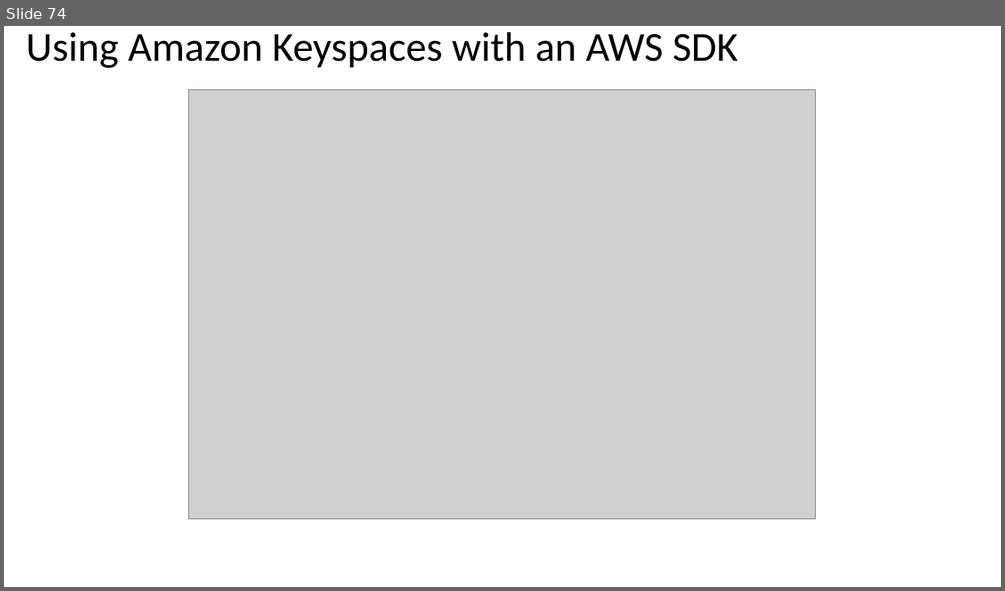
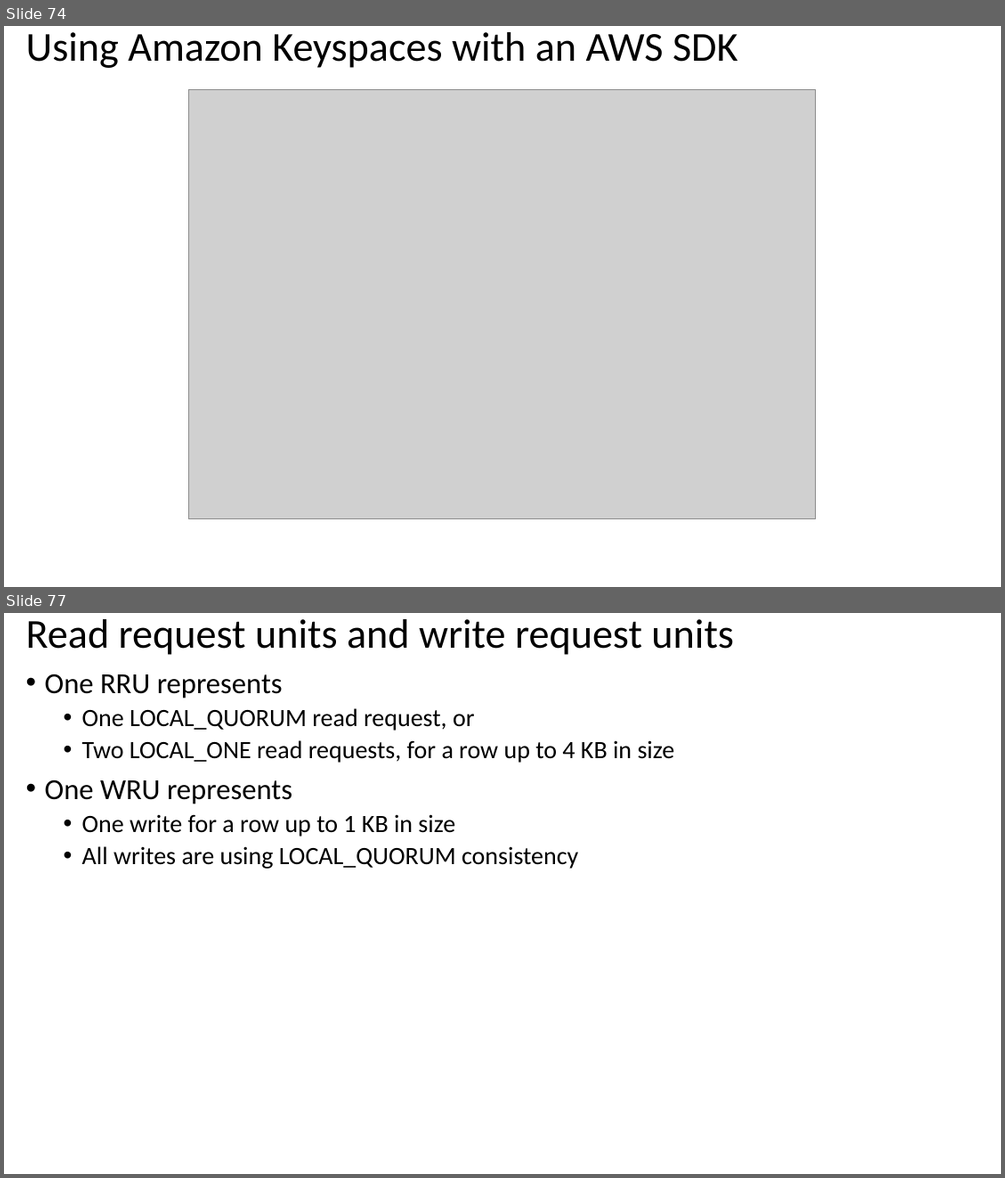
Before and after one commit to atingupta2005/nosql-databases-aws-azure-oct-23, a slide deck: PPTs/3-AWS-Keyspaces.pptx. Shown one above the other, each under a label of ours: slide 74 before the commit, slides 74 and 77 after it; the slides between them are not shown. The pictures are 1005x591 and 1005x1178 pixels, drawn with LibreOffice and Linux fonts; fonts in the diff are those of the drawing; grey boxes stand for pictures. Boxes give left, top, right and bottom in pixels: in the first picture for what was removed or moved away, otherwise in the second. Text is boxed around its words. In the diff, an @@ line names an element or a change of style, - is before the commit and + after.

```diff
--- a/PPTs/3-AWS-Keyspaces.pptx
+++ b/PPTs/3-AWS-Keyspaces.pptx
@@ slide 77 added at (4, 613, 1001, 1174), background #FFFFFF @@
@@ title added at (26, 619, 734, 655), 39.6 pt, text #000000 @@
+Read request units and write request units
@@ text added at (45, 674, 675, 868), 24 pt, text #000000 @@
+• One RRU represents
+  • One LOCAL_QUORUM read request, or
+  • Two LOCAL_ONE read requests, for a row up to 4 KB in size
+• One WRU represents
+  • One write for a row up to 1 KB in size
+  • All writes are using LOCAL_QUORUM consistency
```
Also in this commit, not shown: 48 slides changed, 42 other slides added, 3 other files.
